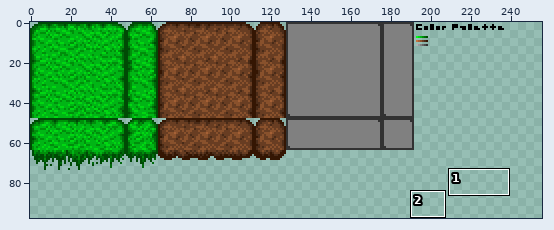
File history of a sprite sheet, graphics/terrain/HTerrain.png. The first picture is a wide view before the edit; the outline marks the close-up.
Close-up. Before the commit:
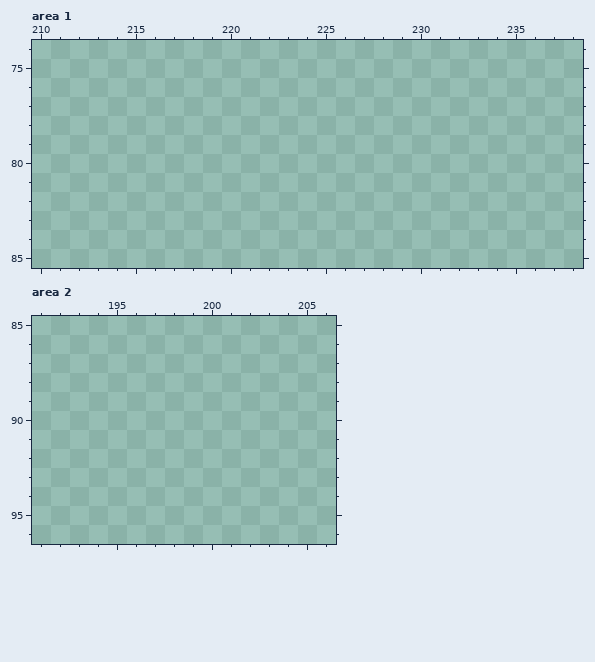
The file is 256x256 pixels. Shown: area 1: x 210..238, y 74..85; area 2: x 191..206, y 85..96. The wide view leaves out empty margins. The commit also changed other parts of the picture, which this record leaves out.
Once edited:
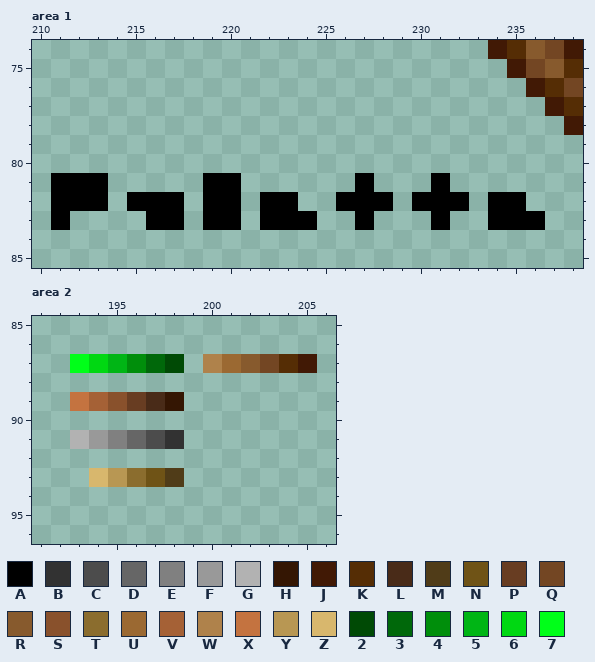
Palette (. is transparent): A #000000  B #323232  C #4c4c4c  D #666666  E #808080  F #999999  G #b2b2b2  H #341603  J #411905  K #552d05  L #492b18  M #503c18  N #6f5316  P #683d22  Q #734623  R #875a2d  S #89512c  T #8b6d2e  U #9b6932  V #a56136  W #af824b  X #c47340  Y #b89753  Z #d8b76d  2 #004a05  3 #00680a  4 #008e0b  5 #00b515  6 #00d812  7 #00ff19
Difference:
{"where": "area 1"}
{"y":74,"x":234,"old":".....","new":"JKRQJ"}
{"y":75,"x":235,"old":"....","new":"JQRK"}
{"y":76,"x":236,"old":"...","new":"JKQ"}
{"y":77,"x":237,"old":"..","new":"JK"}
{"y":78,"x":238,"old":".","new":"J"}
{"y":81,"x":211,"old":"...","new":"AAA"}
{"y":81,"x":219,"old":"..","new":"AA"}
{"y":81,"x":227,"old":".","new":"A"}
{"y":81,"x":231,"old":".","new":"A"}
{"y":82,"x":211,"old":"...","new":"AAA"}
{"y":82,"x":215,"old":"...","new":"AAA"}
{"y":82,"x":219,"old":"..","new":"AA"}
{"y":82,"x":222,"old":"..","new":"AA"}
{"y":82,"x":226,"old":"...","new":"AAA"}
{"y":82,"x":230,"old":"...","new":"AAA"}
{"y":82,"x":234,"old":"..","new":"AA"}
{"y":83,"x":211,"old":".","new":"A"}
{"y":83,"x":216,"old":"..","new":"AA"}
{"y":83,"x":219,"old":"..","new":"AA"}
{"y":83,"x":222,"old":"...","new":"AAA"}
{"y":83,"x":227,"old":".","new":"A"}
{"y":83,"x":231,"old":".","new":"A"}
{"y":83,"x":234,"old":"...","new":"AAA"}
{"where": "area 2"}
{"y":87,"x":193,"old":"......","new":"765432"}
{"y":87,"x":200,"old":"......","new":"WURQKJ"}
{"y":89,"x":193,"old":"......","new":"XVSPLH"}
{"y":91,"x":193,"old":"......","new":"GFEDCB"}
{"y":93,"x":194,"old":".....","new":"ZYTNM"}
